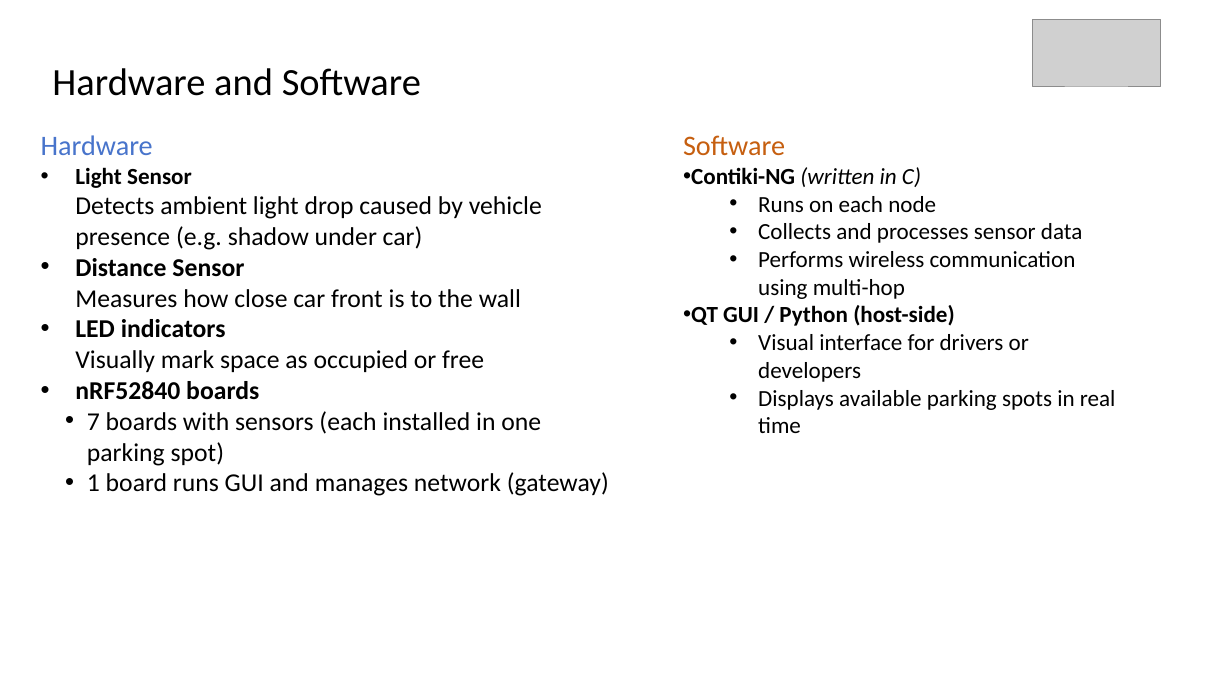
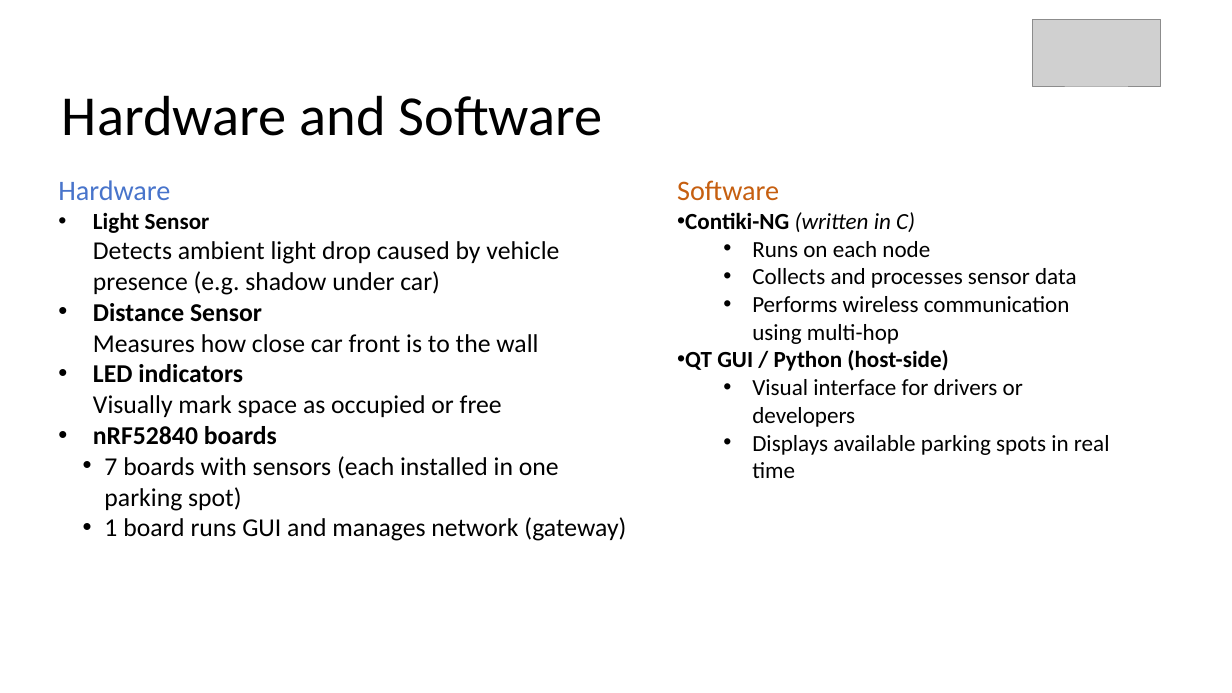
Before and after one commit to Codaxx/WSN_Lab_2025, a slide deck: slide 3 of wsnlab-ss25-final-group2.pptx. Drawn at 1232x693 pixels with LibreOffice and Linux fonts; fonts in the diff are those of the drawing; grey boxes stand for pictures; background and template pictures are left out. Boxes give left, top, right and bottom in pixels: in the first picture for what was removed or moved away, otherwise in the second. Text is boxed around its words. In the diff, an @@ line names an element or a change of style, - is before the commit and + after.

```diff
--- a/wsnlab-ss25-final-group2.pptx
+++ b/wsnlab-ss25-final-group2.pptx
@@ text "Hardware and Software": place and size @@
-text "Hardware and Software" at [52,68,421,96]
+text "Hardware and Software" at [62,95,602,136]
@@ text "Hardware and Software" at [62,95,602,136]: size 30 to 44 pt @@
@@ text "Hardware": place and size @@
-text "Hardware" at [41,135,609,496]
+text "Hardware" at [58,180,626,541]
@@ text "Software": place and size @@
-text "Software" at [683,135,1116,433]
+text "Software" at [677,180,1110,478]
```
Also in this commit, not shown: 2 other slides changed, 8 slides added, 2 slides removed.
